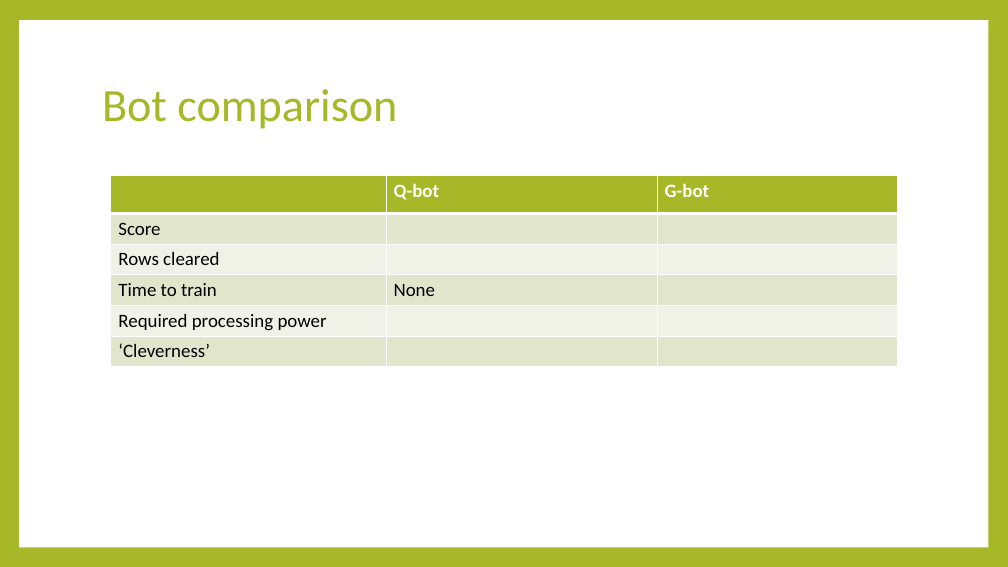
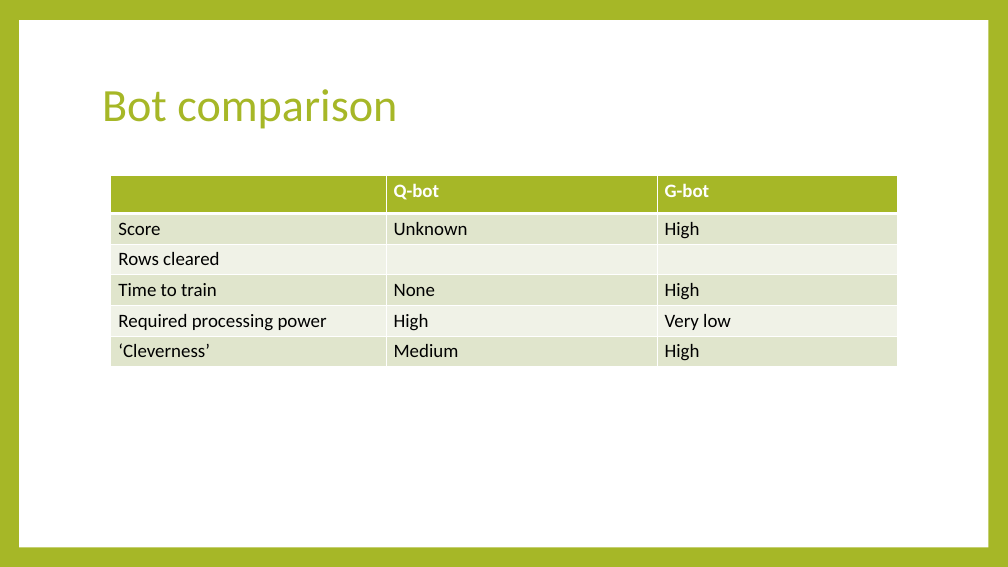
Before and after one commit to Hookz/pentominoes, a slide deck: slide 5 of Pentetris bots.pptx (slide 4 before the commit). Drawn at 1008x567 pixels with LibreOffice and Linux fonts; fonts in the diff are those of the drawing. Boxes give left, top, right and bottom in pixels: in the first picture for what was removed or moved away, otherwise in the second. Text is boxed around its words. In the diff, an @@ line names an element or a change of style, - is before the commit and + after.

Commit message:
updated presentation

```diff
--- a/Pentetris bots.pptx
+++ b/Pentetris bots.pptx
@@ table at bbox=[111, 175, 898, 367] @@
-row 2, column 2: 
+row 2, column 2: Unknown
-row 2, column 3: 
+row 2, column 3: High
-row 4, column 3: 
+row 4, column 3: High
-row 5, column 2: 
+row 5, column 2: High
-row 5, column 3: 
+row 5, column 3: Very low
-row 6, column 2: 
+row 6, column 2: Medium
-row 6, column 3: 
+row 6, column 3: High
```
Also in this commit, not shown: 3 slides added, 1 other file.
